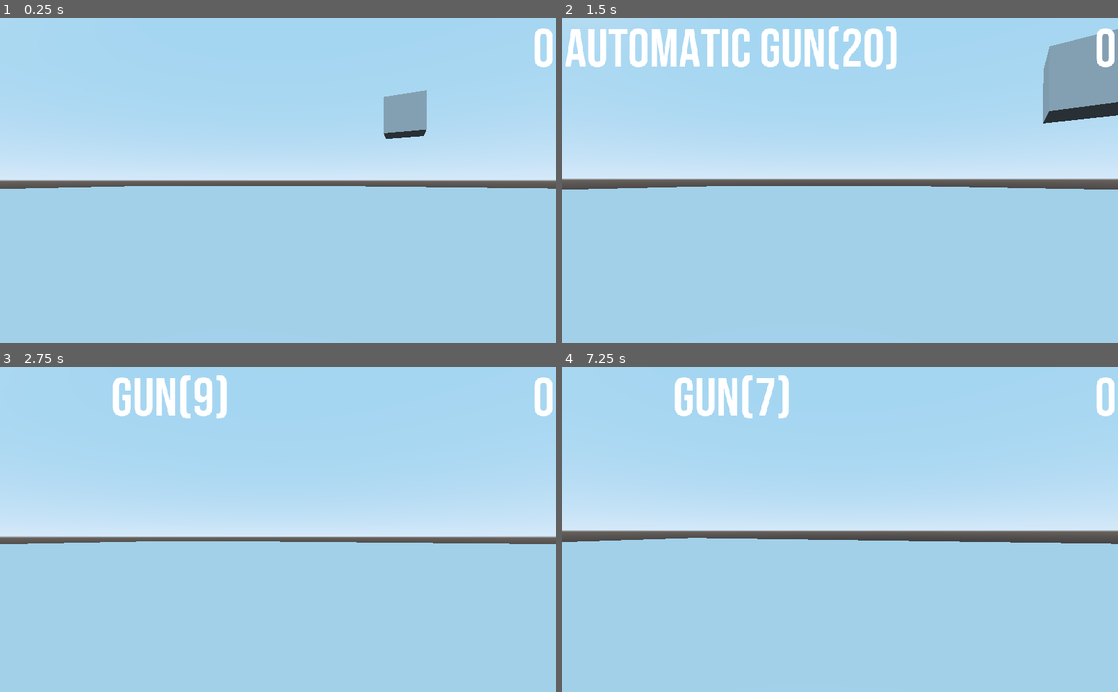
Above: before the commit, frames 1-4 (two rows, left to right).
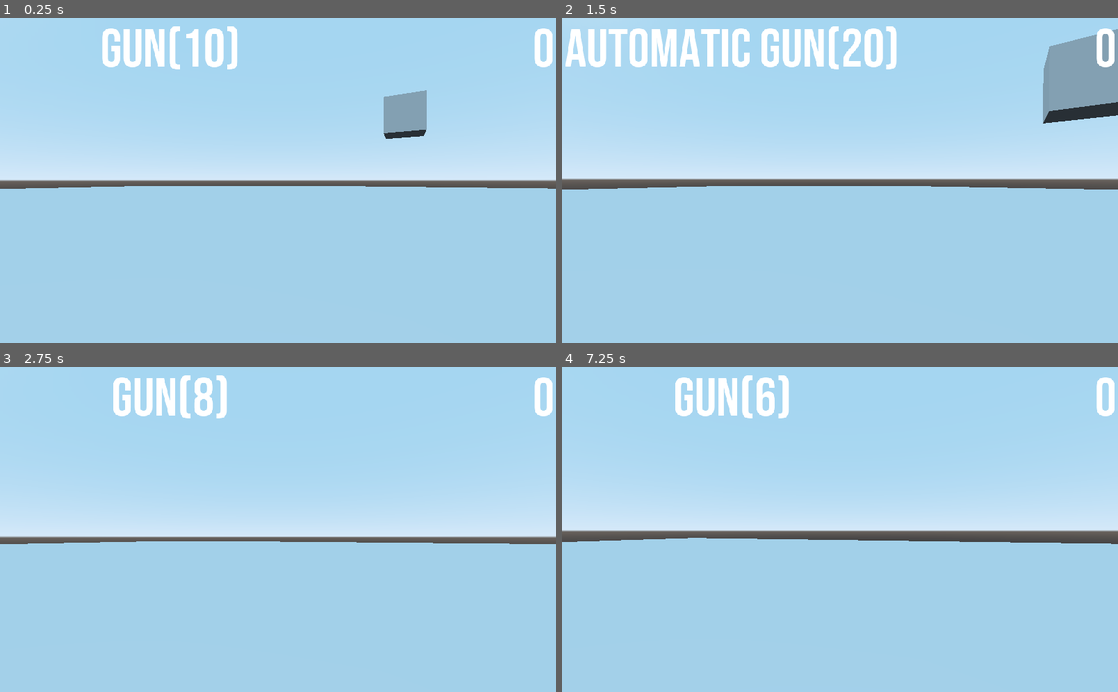
Above: after the commit, the same moments.

Repository: nuzcraft/intermediate_book
Game: Godot game, scene res://level_1.tscn
The game is run twice, just before and just after one commit, with the same random seed, the same clock (stepped at 60 frames per second) and the same inputs. This scene is started directly instead of the project's main scene.
Inputs (mouse positions are in pixels of both pictures, inside the frame that each line leads up to):
- Up to frame 1 (0.25 s): no input
- Up to frame 2 (1.5 s): tap Enter at 0.5 s; move the mouse to (867, 180) at 0.52 s; hold F (fire) 0.53-1.28 s; hold Up (move_forward) from 0.53 s (still down); tap Tab (change weapon) at 0.6 s; tap Space (jump) at 0.77 s; move the mouse to (812, 180) at 1.27 s; tap F (fire) at 1.35 s
- Up to frame 3 (2.75 s): keep holding Up (move_forward); tap Space (jump) at 1.52 s; tap Tab (change weapon) at 1.55, 2.1 s; move the mouse to (289, 523) at 2.02 s; hold F (fire) from 2.03 s (still down)
- Up to frame 4 (7.25 s): move the mouse to (834, 536) at 2.77 s; release F (fire) at 2.78 s; tap F (fire) at 2.85, 4.35, 5.85 s; tap Space (jump) at 3.02, 3.77, 4.52, 5.75, 6.02, 6.77 s; tap Tab (change weapon) at 3.05, 3.6, 4.55, 5.1, 6.05, 6.6 s; move the mouse to (878, 532) at 3.52 s; hold F (fire) 3.53-4.28 s; move the mouse to (795, 526) at 4.27 s; move the mouse to (845, 529) at 5.02 s; hold F (fire) 5.03-5.78 s; move the mouse to (817, 523) at 5.77 s; release Up (move_forward) at 5.78 s; hold Right (move_right) 5.78-6.53 s; tap Enter at 6.5 s; move the mouse to (867, 529) at 6.52 s; hold Up (move_forward) from 6.53 s (still down); hold F (fire) from 6.53 s (still down)

The runs differ from the first frame. In frame 1, 1.6% of the frame differs, in the area x 18-43%, y 2-16%; in frame 2, nothing differs; in frame 3, less than 0.1%; in frame 4, 0.3%.

Commit message:
added auto and grenade ammunition

Diff:
--- a/Player.gd
+++ b/Player.gd
@@ -40,6 +40,7 @@
 	add_child(reload_timer)
 	reload_timer.connect("timeout", self, "reload_timer_timeout")
 	inventory = WeaponInventory.new()
+	update_UI()
 
 
 func _physics_process(delta):#called 60 times per sec
@@ -63,6 +64,7 @@
 		var condition4 = can_shoot
 		if (condition1 or condition2) and condition3 and condition4:
 			inventory.decrease_curr_ammo()
+			update_UI()
 			can_shoot = false
 			reload_timer.wait_time = inventory.get_curr_reload_time()
 			reload_timer.start()
@@ -100,19 +102,22 @@
 			print("Congratulations!")
 			user_message.set_text("CONGRATULATIONS")
 			message_timer.start()
-		elif (collision.collider.is_in_group("ammo_gun")):
-			gun_ammo += 5
-			if (gun_ammo > 10):
-				gun_ammo = 10
+		elif collision.collider.is_in_group("ammo_gun"):
+			inventory.weapons[Weapon.TYPE_GUN].increase_ammo(10)
 			collision.collider.queue_free()
+			update_UI()
+		elif collision.collider.is_in_group("auto_ammo_gun"):
+			inventory.weapons[Weapon.TYPE_AUTO_GUN].increase_ammo(10)
+			collision.collider.queue_free()
+			update_UI()
+		elif collision.collider.is_in_group("ammo_grenade"):
+			inventory.weapons[Weapon.TYPE_GRENADE].increase_ammo(10)
+			collision.collider.queue_free()
+			update_UI()
 
 	if Input.is_action_just_pressed("change weapon"):
 		inventory.change_weapon()
-		var message = inventory.get_curr_weapon_name()
-		message += "(" + str(inventory.get_curr_weapon_ammo()) + ")"
-		print(message)
-		user_message.set_text(message)
-		message_timer.start()
+		update_UI()
 		reload_timer.wait_time=inventory.get_curr_reload_time()
 
 
@@ -143,3 +148,8 @@
 func reload_timer_timeout():
 	can_shoot = true
 	reload_timer.stop()
+
+func update_UI():
+	var message = inventory.get_curr_weapon_name()
+	message += "(" + str(inventory.get_curr_weapon_ammo()) + ")"
+	user_message.set_text(message)
--- /dev/null
+++ b/ammo_auto.tscn
@@ -0,0 +1,18 @@
+[gd_scene load_steps=4 format=2]
+
+[ext_resource path="res://box_texture_auto_gun.jpg" type="Texture" id=1]
+
+[sub_resource type="BoxShape" id=1]
+
+[sub_resource type="SpatialMaterial" id=30]
+albedo_texture = ExtResource( 1 )
+uv1_scale = Vector3( -1, 1, 1 )
+
+[node name="ammo_auto" type="StaticBody" groups=["auto_ammo_gun"]]
+transform = Transform( 1, 0, 0, 0, 1, 0, 0, 0, 1, -6.62589, 2, 10.0925 )
+
+[node name="CollisionShape" type="CollisionShape" parent="."]
+shape = SubResource( 1 )
+
+[node name="CSGBox" type="CSGBox" parent="CollisionShape"]
+material = SubResource( 30 )
--- /dev/null
+++ b/ammo_grenade.tscn
@@ -0,0 +1,18 @@
+[gd_scene load_steps=4 format=2]
+
+[ext_resource path="res://box_texture_grenade.jpg" type="Texture" id=1]
+
+[sub_resource type="BoxShape" id=1]
+
+[sub_resource type="SpatialMaterial" id=31]
+albedo_texture = ExtResource( 1 )
+uv1_scale = Vector3( -1, 1, 1 )
+
+[node name="ammo_grenade" type="StaticBody" groups=["ammo_grenade"]]
+transform = Transform( 1, 0, 0, 0, 1, 0, 0, 0, 1, -13.8246, 2, 8.65964 )
+
+[node name="CollisionShape" type="CollisionShape" parent="."]
+shape = SubResource( 1 )
+
+[node name="CSGBox" type="CSGBox" parent="CollisionShape"]
+material = SubResource( 31 )
--- /dev/null
+++ b/ammo_gun.tscn
@@ -0,0 +1,18 @@
+[gd_scene load_steps=4 format=2]
+
+[ext_resource path="res://box_texture_gun.jpg" type="Texture" id=1]
+
+[sub_resource type="BoxShape" id=1]
+
+[sub_resource type="SpatialMaterial" id=25]
+albedo_texture = ExtResource( 1 )
+uv1_scale = Vector3( -1, 1, 1 )
+
+[node name="ammo_gun" type="StaticBody" groups=["ammo_gun"]]
+transform = Transform( 1, 0, 0, 0, 1, 0, 0, 0, 1, -10, 2, 4 )
+
+[node name="CollisionShape" type="CollisionShape" parent="."]
+shape = SubResource( 1 )
+
+[node name="CSGBox" type="CSGBox" parent="CollisionShape"]
+material = SubResource( 25 )
--- a/training_camp/training_camp.tscn
+++ b/training_camp/training_camp.tscn
@@ -6,17 +6,16 @@
 [ext_resource path="res://crossHair.png" type="Texture" id=4]
 [ext_resource path="res://training_camp/crosshair.gd" type="Script" id=5]
 [ext_resource path="res://training_camp/ManageNPC.gd" type="Script" id=6]
-[ext_resource path="res://box_texture.jpg" type="Texture" id=7]
+[ext_resource path="res://ammo_gun.tscn" type="PackedScene" id=7]
+[ext_resource path="res://ammo_auto.tscn" type="PackedScene" id=8]
 [ext_resource path="res://white.png" type="Texture" id=9]
+[ext_resource path="res://ammo_grenade.tscn" type="PackedScene" id=10]
 
 [sub_resource type="BoxShape" id=1]
 
 [sub_resource type="SpatialMaterial" id=24]
 albedo_texture = ExtResource( 3 )
 uv1_scale = Vector3( 10, 10, 1 )
-
-[sub_resource type="SpatialMaterial" id=25]
-albedo_texture = ExtResource( 7 )
 
 [sub_resource type="DynamicFont" id=8]
 size = 100
@@ -74,14 +73,11 @@
 [node name="CSGBox" type="CSGBox" parent="ground/CollisionShape"]
 material = SubResource( 24 )
 
-[node name="ammo" type="StaticBody" parent="." groups=["ammo_gun"]]
-transform = Transform( 1, 0, 0, 0, 1, 0, 0, 0, 1, -10, 2, 4 )
+[node name="ammo_gun" parent="." instance=ExtResource( 7 )]
 
-[node name="CollisionShape" type="CollisionShape" parent="ammo"]
-shape = SubResource( 1 )
+[node name="ammo_auto" parent="." instance=ExtResource( 8 )]
 
-[node name="CSGBox" type="CSGBox" parent="ammo/CollisionShape"]
-material = SubResource( 25 )
+[node name="ammo_grenade" parent="." instance=ExtResource( 10 )]
 
 [node name="player" parent="." instance=ExtResource( 2 )]
 transform = Transform( -1, 0, -8.74228e-08, 0, 1, 0, 8.74228e-08, 0, -1, 0, 2.07205, 13 )
Not shown: 1 places in training_camp/training_camp.tscn that only renumber resources
